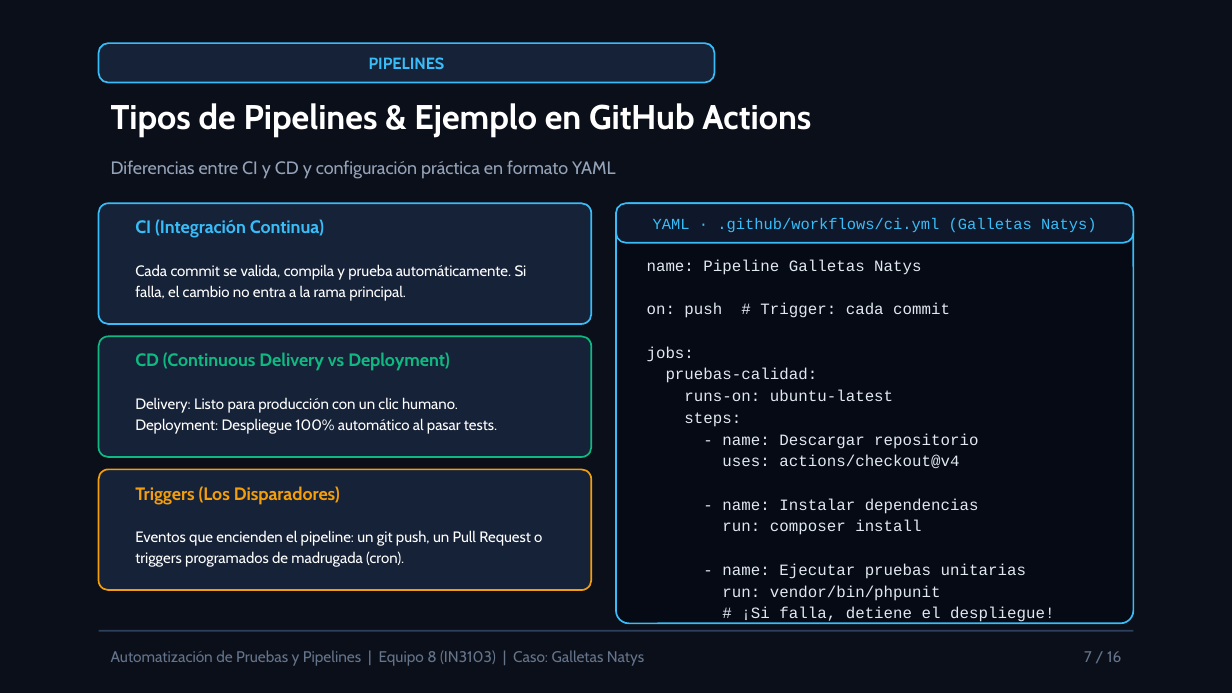
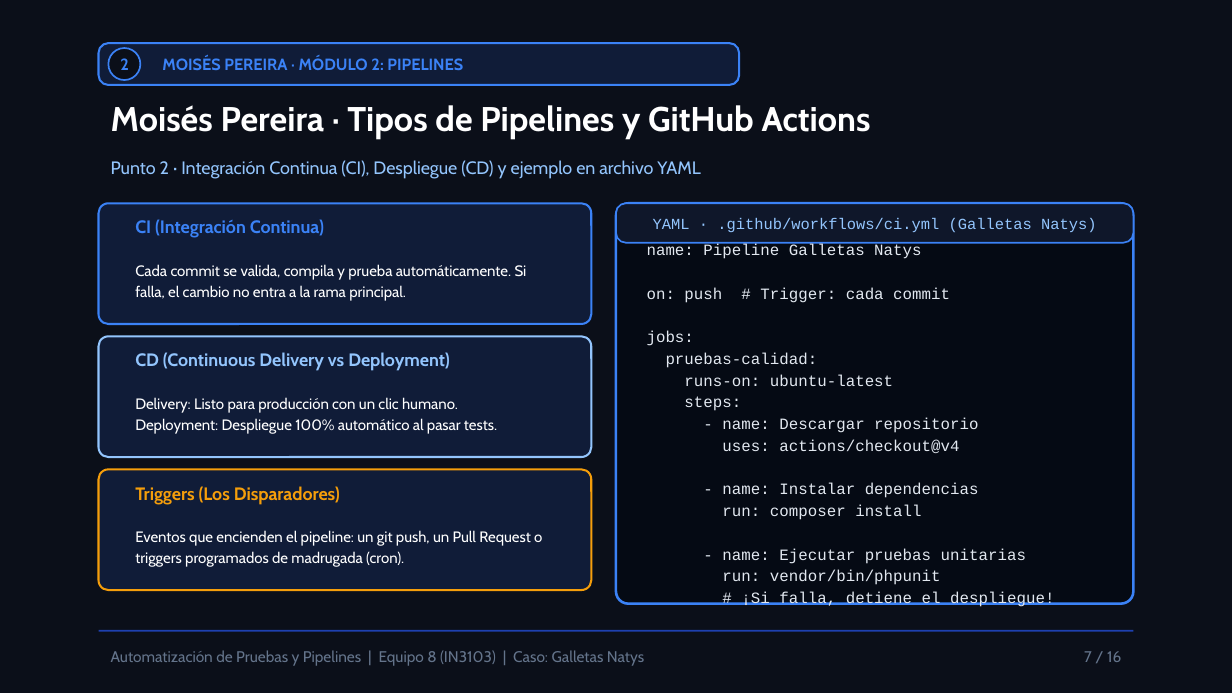
Before and after one commit to Elias0902/natys-landing-exposicion, a slide deck: slide 7 of public/docs/diapositivas-equipo8.pptx. Drawn at 1232x693 pixels with LibreOffice and Linux fonts; fonts in the diff are those of the drawing. Boxes give left, top, right and bottom in pixels: in the first picture for what was removed or moved away, otherwise in the second. Text is boxed around its words. In the diff, an @@ line names an element or a change of style, - is before the commit and + after.

```diff
--- a/public/docs/diapositivas-equipo8.pptx
+++ b/public/docs/diapositivas-equipo8.pptx
@@ rounded rectangle: place and size @@
-rounded rectangle at (99, 43, 715, 83)
+rounded rectangle at (99, 43, 739, 85)
@@ rounded rectangle at (99, 43, 739, 85): fill #162238 to #101C38; outline #38BDF8 1 pt to #3B82F6 1.2 pt; proportions changed @@
@@ ellipse added at (108, 48, 140, 80), fill #0B0F19, outline #3B82F6 1 pt @@
@@ text added at (120, 58, 129, 70), 9.5 pt, text #3B82F6, bold @@
+2
@@ text at (162, 58, 463, 70): text changed; text colour #38BDF8 to #3B82F6 @@
-PIPELINES
+MOISÉS PEREIRA · MÓDULO 2: PIPELINES
@@ text at (111, 105, 871, 139): text changed @@
-Tipos de Pipelines & Ejemplo en GitHub Actions
+Moisés Pereira · Tipos de Pipelines y GitHub Actions
@@ text at (111, 160, 700, 179): text changed; text colour #94A3B8 to #93C5FD @@
-Diferencias entre CI y CD y configuración práctica en formato YAML
+Punto 2 · Integración Continua (CI), Despliegue (CD) y ejemplo en archivo YAML
@@ rounded rectangle at (99, 203, 591, 324): fill #162238 to #101C38; outline #38BDF8 1 pt to #3B82F6 1.2 pt @@
@@ rounded rectangle at (616, 203, 1133, 243): outline #38BDF8 1 pt to #3B82F6 1 pt @@
@@ rounded rectangle: place and size @@
-rounded rectangle at (616, 203, 1133, 623)
+rounded rectangle at (616, 203, 1133, 604)
@@ rounded rectangle at (616, 203, 1133, 604): outline #38BDF8 1 pt to #3B82F6 1.5 pt @@
@@ text "YAML · .github/workflows/ci.yml (Galletas Natys)" at (653, 218, 1096, 233): text colour #38BDF8 to #93C5FD @@
@@ text "CI (Integración Continua)" at (135, 219, 324, 238): text colour #38BDF8 to #3B82F6 @@
@@ text "name: Pipeline Galletas Natys": place and size @@
-text "name: Pipeline Galletas Natys" at (647, 259, 1054, 624)
+text "name: Pipeline Galletas Natys" at (647, 244, 1054, 607)
@@ rounded rectangle at (99, 336, 591, 457): fill #162238 to #101C38; outline #10B981 1 pt to #93C5FD 1.2 pt @@
@@ text "CD (Continuous Delivery vs Deployment)" at (135, 352, 450, 371): text colour #10B981 to #93C5FD @@
@@ line (99, 631) - (1133, 631): stroke #2E3F5E 1 pt to #1E40AF 1 pt @@
```
Also in this commit, not shown: 15 other slides changed, 8 other files.
